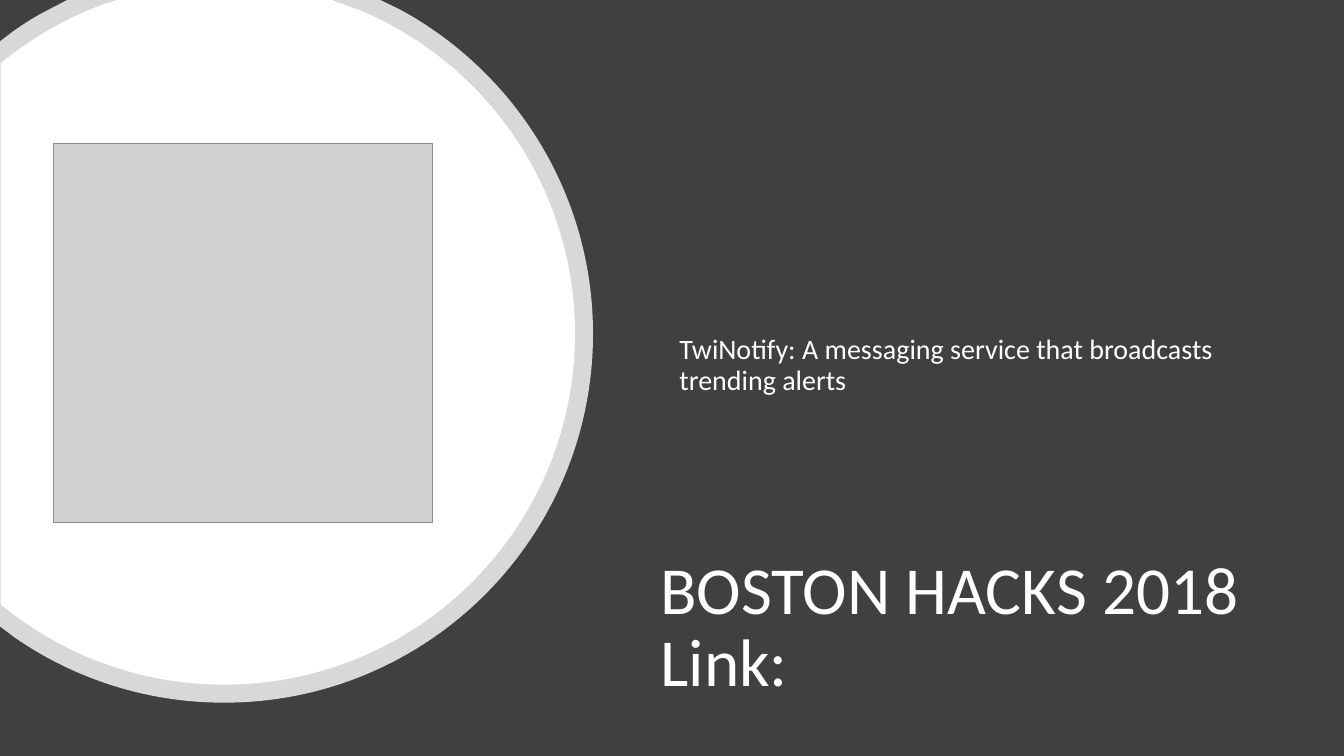
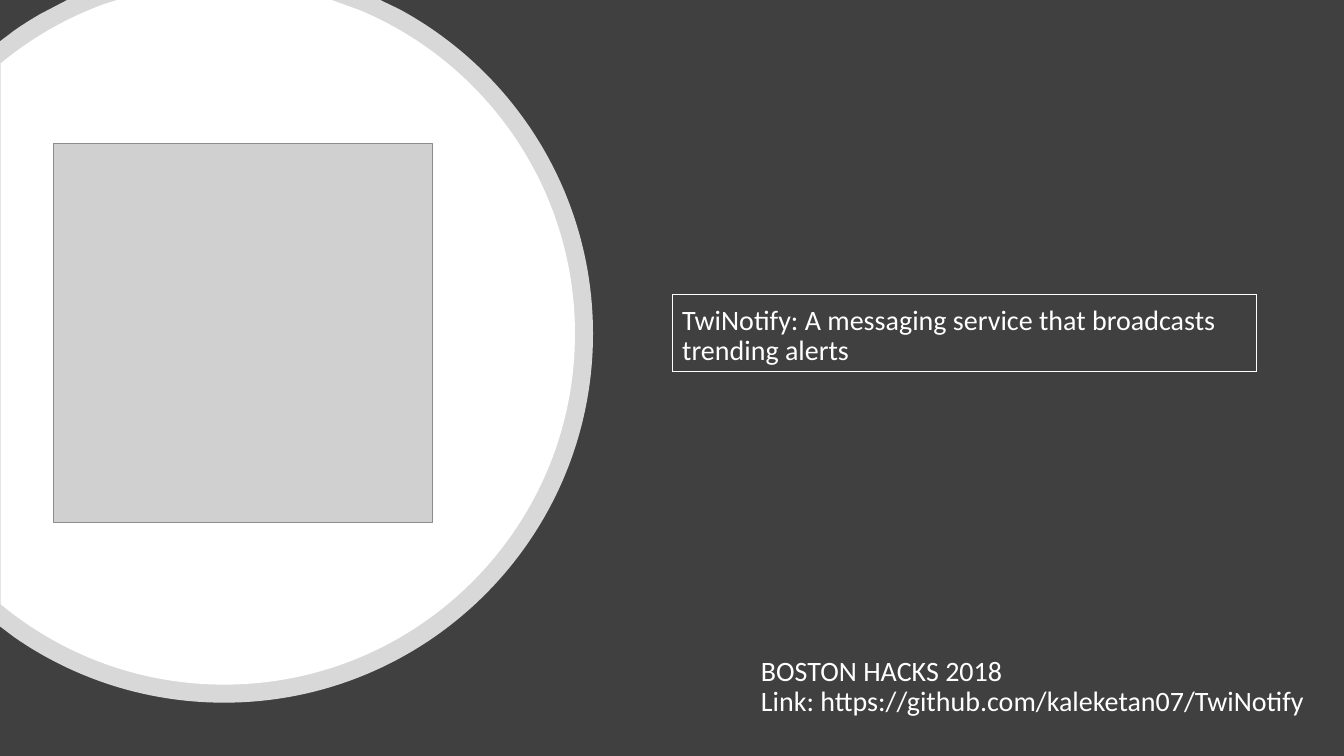
Before and after one commit to kaleketan07/TwiNotify, a slide deck: slide 1 of TwiNotify.pptx. Drawn at 1344x756 pixels with LibreOffice and Linux fonts; fonts in the diff are those of the drawing; grey boxes stand for pictures. Boxes give left, top, right and bottom in pixels: in the first picture for what was removed or moved away, otherwise in the second. Text is boxed around its words. In the diff, an @@ line names an element or a change of style, - is before the commit and + after.

```diff
--- a/TwiNotify.pptx
+++ b/TwiNotify.pptx
@@ subtitle "TwiNotify: A messaging service that ...": place and size @@
-subtitle "TwiNotify: A messaging service that ..." at (679, 339, 1212, 395)
+subtitle "TwiNotify: A messaging service that ..." at (673, 294, 1257, 371)
@@ subtitle "TwiNotify: A messaging service that ..." at (673, 294, 1257, 371): outline none to #FFFFFF 0.75 pt @@
@@ title at (761, 662, 1303, 716): text changed; size 48 to 20 pt @@
-BOSTON HACKS 2018
-Link:
+BOSTON HACKS 2018
+Link: https://github.com/kaleketan07/TwiNotify
```
Also in this commit, not shown: 2 other files.
